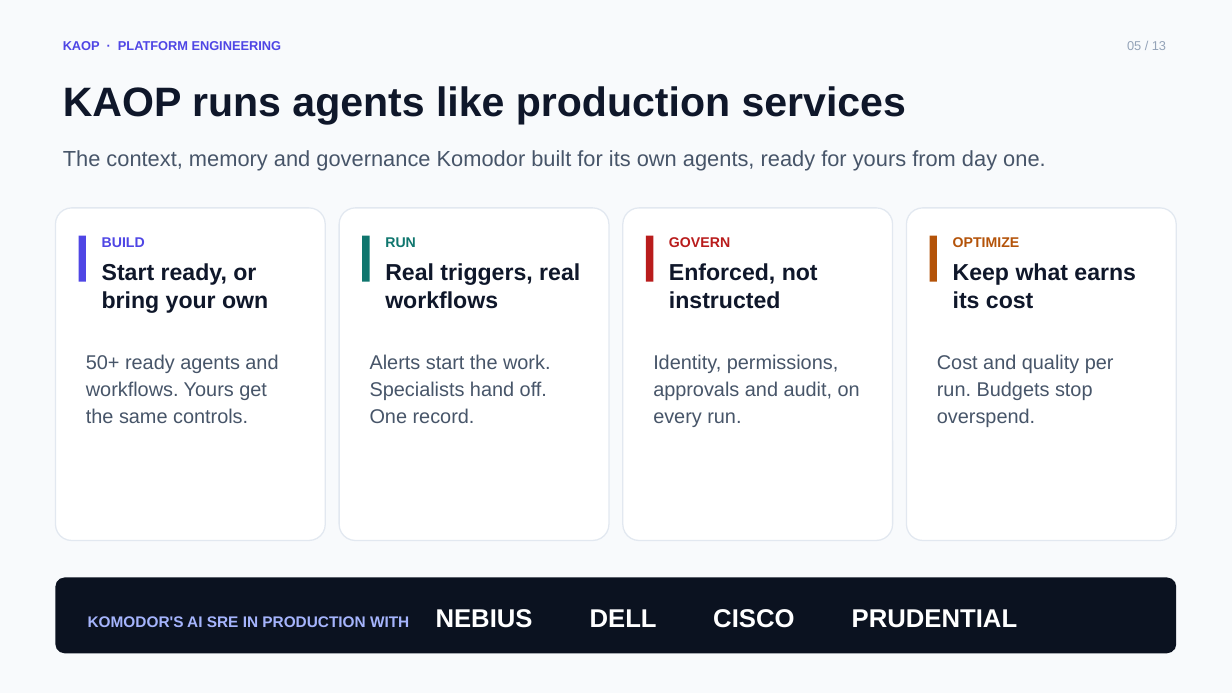
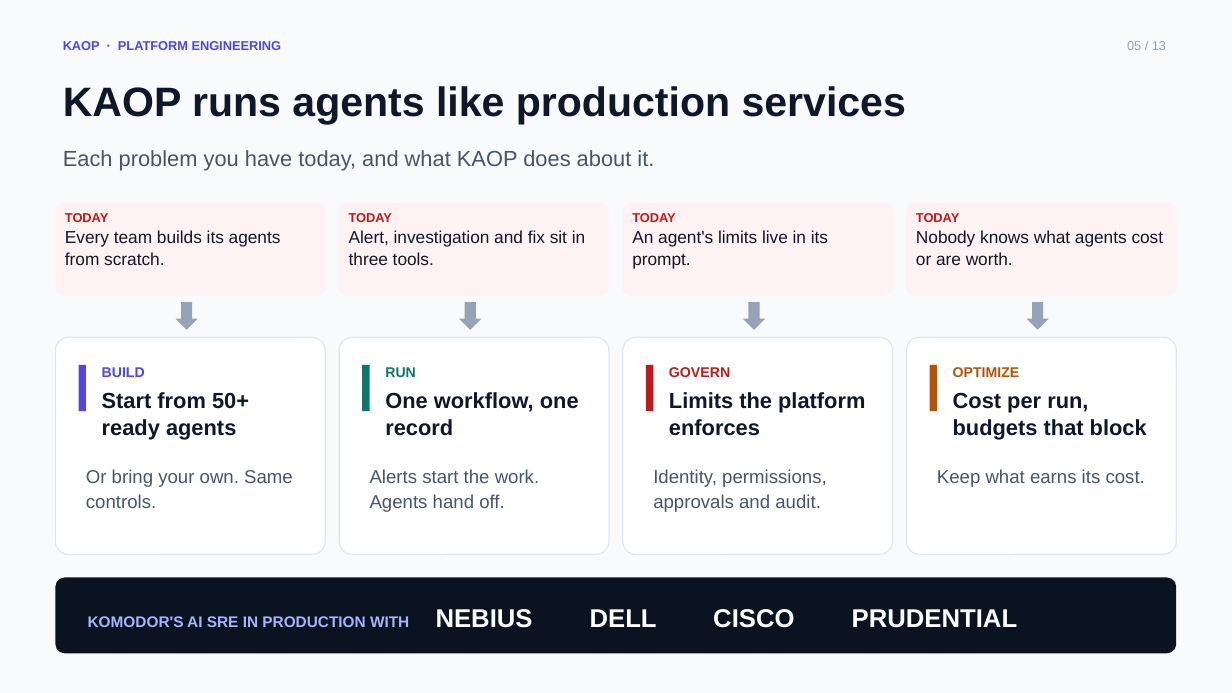
Before and after one commit to chizeni24/komodor-production-lab, a slide deck: slide 5 of docs/presentation/KAOP_Customer_Pitch.pptx. Drawn at 1232x693 pixels with LibreOffice and Linux fonts; fonts in the diff are those of the drawing. Boxes give left, top, right and bottom in pixels: in the first picture for what was removed or moved away, otherwise in the second. Text is boxed around its words. In the diff, an @@ line names an element or a change of style, - is before the commit and + after.

```diff
--- a/docs/presentation/KAOP_Customer_Pitch.pptx
+++ b/docs/presentation/KAOP_Customer_Pitch.pptx
@@ text at [63, 150, 654, 171]: text changed @@
-The context, memory and governance Komodor built for its own agents, ready for yours from day one.
+Each problem you have today, and what KAOP does about it.
@@ rounded rectangle added at [55, 203, 325, 296], fill #FEF2F2, 13.5 pt, text #0F172A @@
+TODAY
+Every team builds its agents from scratch.
@@ rounded rectangle added at [339, 203, 609, 296], fill #FEF2F2, 13.5 pt, text #0F172A @@
+TODAY
+Alert, investigation and fix sit in three tools.
@@ rounded rectangle added at [623, 203, 893, 296], fill #FEF2F2, 13.5 pt, text #0F172A @@
+TODAY
+An agent's limits live in its prompt.
@@ rounded rectangle added at [907, 203, 1177, 296], fill #FEF2F2, 13.5 pt, text #0F172A @@
+TODAY
+Nobody knows what agents cost or are worth.
@@ text removed at [385, 263, 580, 309] @@
-Real triggers, real workflows
@@ text removed at [669, 263, 818, 309] @@
-Enforced, not instructed
@@ down arrow added at [176, 302, 198, 330], fill #94A3B8 @@
@@ down arrow added at [459, 302, 482, 330], fill #94A3B8 @@
@@ down arrow added at [743, 302, 765, 330], fill #94A3B8 @@
@@ down arrow added at [1027, 302, 1049, 330], fill #94A3B8 @@
@@ rounded rectangle: place and size @@
-rounded rectangle at [55, 208, 325, 541]
+rounded rectangle at [55, 337, 325, 555]
@@ rounded rectangle: place and size @@
-rounded rectangle at [339, 208, 609, 541]
+rounded rectangle at [339, 337, 609, 555]
@@ rounded rectangle: place and size @@
-rounded rectangle at [623, 208, 893, 541]
+rounded rectangle at [623, 337, 893, 555]
@@ rounded rectangle: place and size @@
-rounded rectangle at [907, 208, 1177, 541]
+rounded rectangle at [907, 337, 1177, 555]
@@ 4 texts, 4 rectangles: place and size @@
-4 texts, 4 rectangles at [79, 236, 1020, 282]
+4 texts, 4 rectangles at [79, 365, 1020, 411]
@@ text at [102, 392, 249, 439]: text changed; size 15.5 to 17 pt; text colour #475569 to #0F172A; bold on @@
-50+ ready agents and workflows. Yours get the same controls.
+Start from 50+ ready agents
@@ text added at [385, 392, 579, 436], 17 pt, text #0F172A, bold @@
+One workflow, one record
@@ text added at [669, 392, 865, 436], 17 pt, text #0F172A, bold @@
+Limits the platform enforces
@@ text at [953, 392, 1147, 439]: text changed; size 15.5 to 17 pt; text colour #475569 to #0F172A; bold on @@
-Cost and quality per run. Budgets stop overspend.
+Cost per run, budgets that block
@@ text at [86, 469, 293, 508]: text changed; size 18 to 14.5 pt; text colour #0F172A to #475569; bold off @@
-Start ready, or bring your own
+Or bring your own. Same controls.
@@ text at [370, 469, 539, 512]: text changed; size 15.5 to 14.5 pt @@
-Alerts start the work. Specialists hand off. One record.
+Alerts start the work. Agents hand off.
@@ text at [653, 469, 826, 512]: text changed; size 15.5 to 14.5 pt @@
-Identity, permissions, approvals and audit, on every run.
+Identity, permissions, approvals and audit.
@@ text at [937, 469, 1145, 487]: text changed; size 18 to 14.5 pt; text colour #0F172A to #475569; bold off @@
-Keep what earns its cost
+Keep what earns its cost.
```
Also in this commit, not shown: 1 other file.
